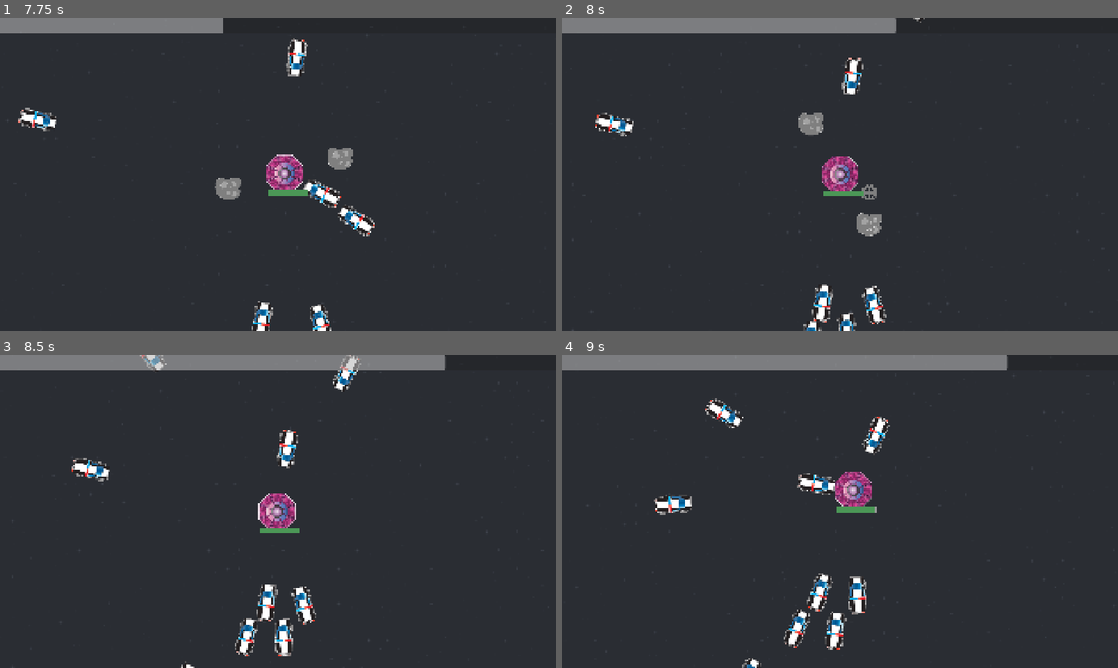
Above: before the commit, frames 1-4 (two rows, left to right).
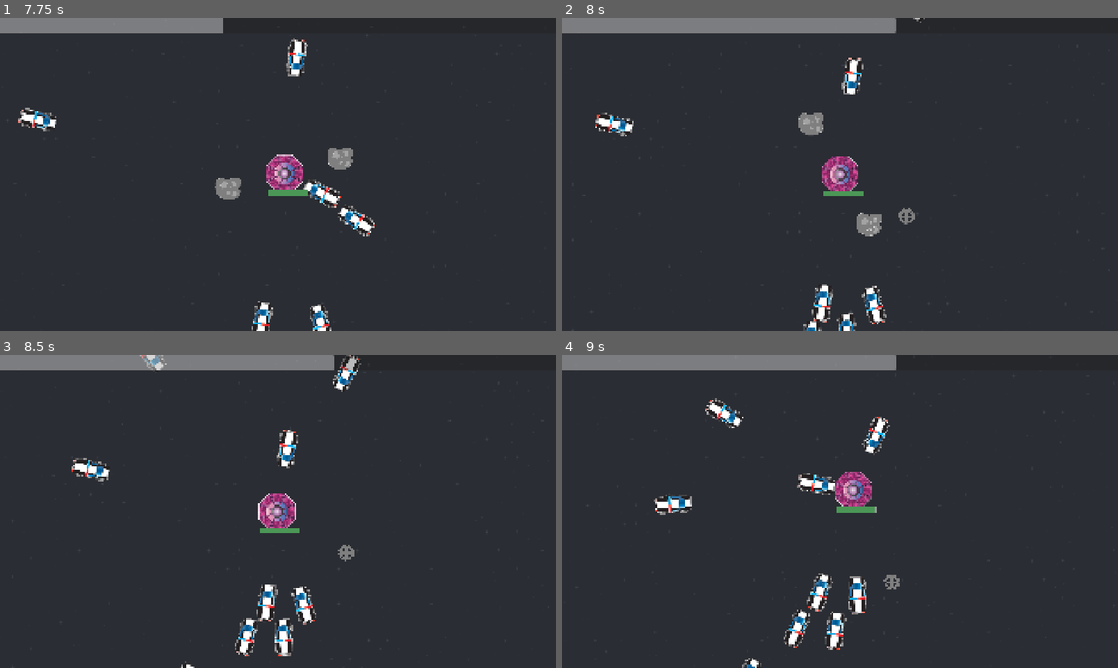
Above: after the commit, the same moments.

Repository: two-sticks-and-a-rock/space-arcade
Game: Godot game, scene res://scenes/main.tscn
Same seed, same stepped clock (60 frames per second), same inputs: the game is played once before the commit and once after it.
Inputs (mouse positions are in pixels of both pictures, inside the frame that each line leads up to):
- Up to frame 1 (7.75 s): move the mouse to (400, 158) at 0.52 s; press the mouse at (400, 158) at 0.53 s; move the mouse to (166, 190) at 1.27 s; release the mouse at (166, 190) at 1.28 s; click (166, 190) at 1.35 s; move the mouse to (333, 105) at 2.02 s; press the mouse at (333, 105) at 2.03 s; move the mouse to (250, 237) at 2.77 s; release the mouse at (250, 237) at 2.78 s; click (250, 237) at 2.85 s; move the mouse to (444, 221) at 3.52 s; press the mouse at (444, 221) at 3.53 s; move the mouse to (111, 127) at 4.27 s; release the mouse at (111, 127) at 4.28 s; click (111, 127) at 4.35 s; move the mouse to (305, 174) at 5.02 s; press the mouse at (305, 174) at 5.03 s; move the mouse to (194, 96) at 5.77 s; release the mouse at (194, 96) at 5.78 s; click (194, 96) at 5.85 s; move the mouse to (400, 158) at 6.52 s; press the mouse at (400, 158) at 6.53 s; move the mouse to (166, 190) at 7.27 s; release the mouse at (166, 190) at 7.28 s; click (166, 190) at 7.35 s
- Up to frame 2 (8 s): no input
- Up to frame 3 (8.5 s): move the mouse to (333, 442) at 8.02 s; press the mouse at (333, 442) at 8.03 s
- Up to frame 4 (9 s): move the mouse to (812, 574) at 8.77 s; release the mouse at (812, 574) at 8.78 s; click (812, 574) at 8.85 s

Frame 1 is identical in both runs. In frame 2, 0.2% of the frame differs, in the area x 53-64%, y 53-66%; in frame 3, 1.1%, in the area x 59-81%, y 0-66%; in frame 4, 1.1%.

Commit message:
set magnet shape programmatically

Diff:
--- a/scenes/player/player.gd
+++ b/scenes/player/player.gd
@@ -6,9 +6,11 @@
 
 @onready var hp_bar : ProgressBar = $hp
 @onready var xp_bar : ProgressBar = $XpCanvas/XpBar
+@onready var magnet_collider : CollisionShape2D = $XpMagnet/CollisionShape2D
 
-var max_hp: int = 500
-var curr_hp: int = max_hp
+var max_hp : int = 500
+var curr_hp : int = max_hp
+var magnet_radius : int = 150
 
 func _ready():
 	hp_bar.max_value = max_hp
@@ -16,6 +18,7 @@
 
 	var orbiter_ring = orbiter_ring_scene.instantiate() as Node2D
 	add_child(orbiter_ring)
+	(magnet_collider.shape as CircleShape2D).radius = magnet_radius
 
 func take_damage(dmg: int):
 	curr_hp -= dmg
--- a/scenes/player/player.tscn
+++ b/scenes/player/player.tscn
@@ -16,7 +16,7 @@
 bg_color = Color(0.29237694, 0.5903247, 0.33716953, 1)
 
 [sub_resource type="CircleShape2D" id="CircleShape2D_kcn5b"]
-radius = 255.0
+radius = 147.16656
 
 [node name="player" type="StaticBody2D" unique_id=1664336922]
 z_index = 10
